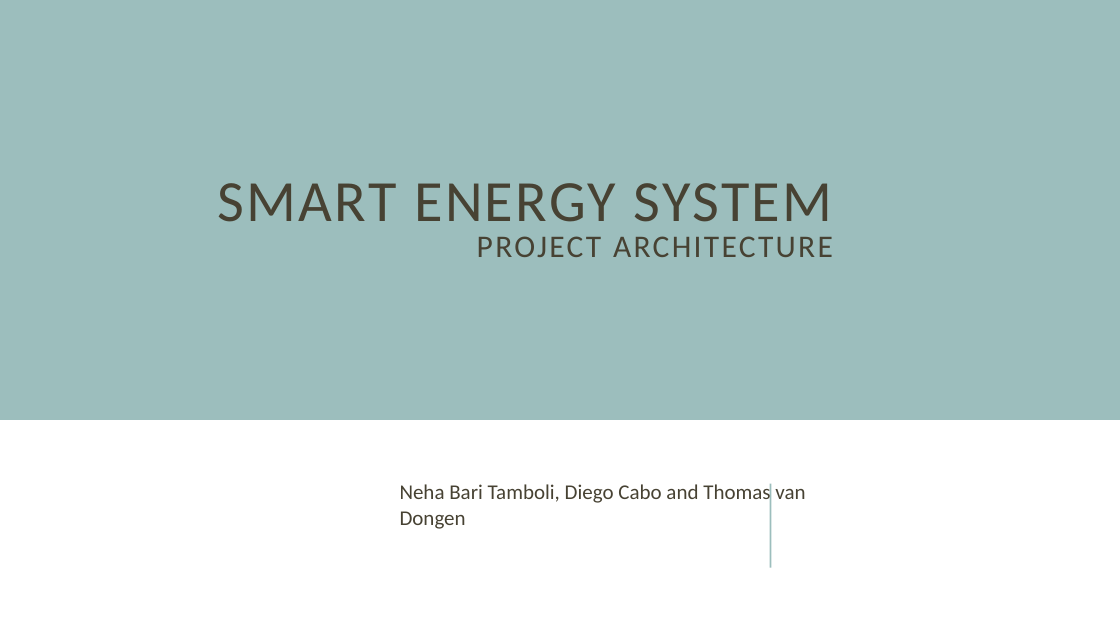
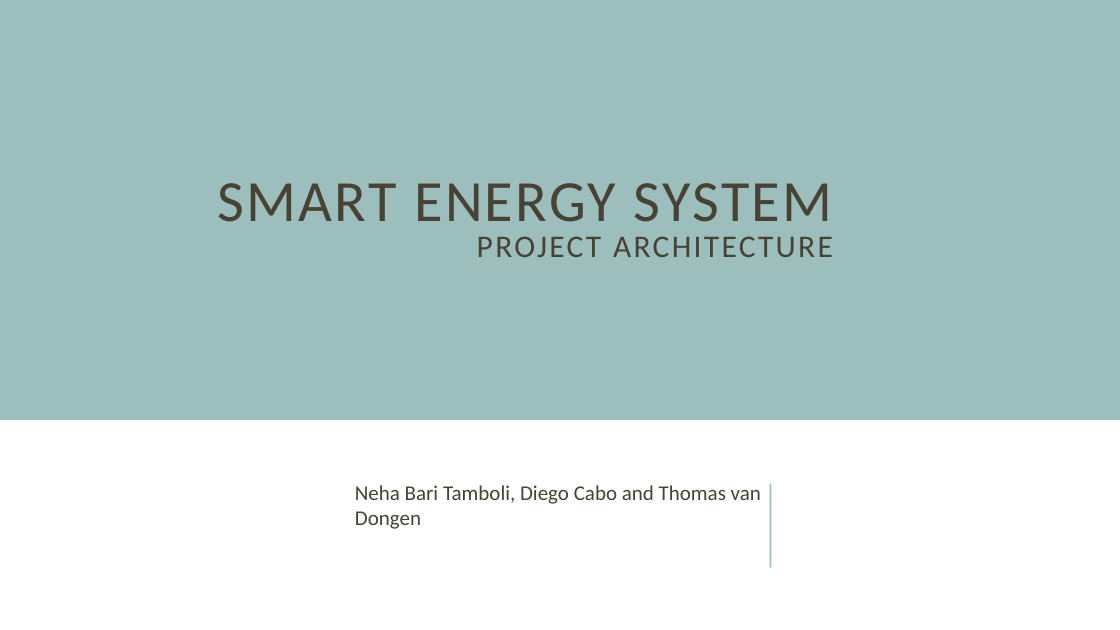
Before and after one commit to mrcabo/WebAndCloudComputing, a slide deck: slide 1 of Smart Energy System.pptx. Drawn at 1120x630 pixels with LibreOffice and Linux fonts; fonts in the diff are those of the drawing. Boxes give left, top, right and bottom in pixels: in the first picture for what was removed or moved away, otherwise in the second. Text is boxed around its words. In the diff, an @@ line names an element or a change of style, - is before the commit and + after.

Commit message:
Changed presentation a bit

```diff
--- a/Smart Energy System.pptx
+++ b/Smart Energy System.pptx
@@ text "Neha Bari Tamboli, Diego Cabo ...": place and size @@
-text "Neha Bari Tamboli, Diego Cabo ..." at (400,484,805,529)
+text "Neha Bari Tamboli, Diego Cabo ..." at (355,485,761,529)
```
Also in this commit, not shown: 1 other slide changed.
